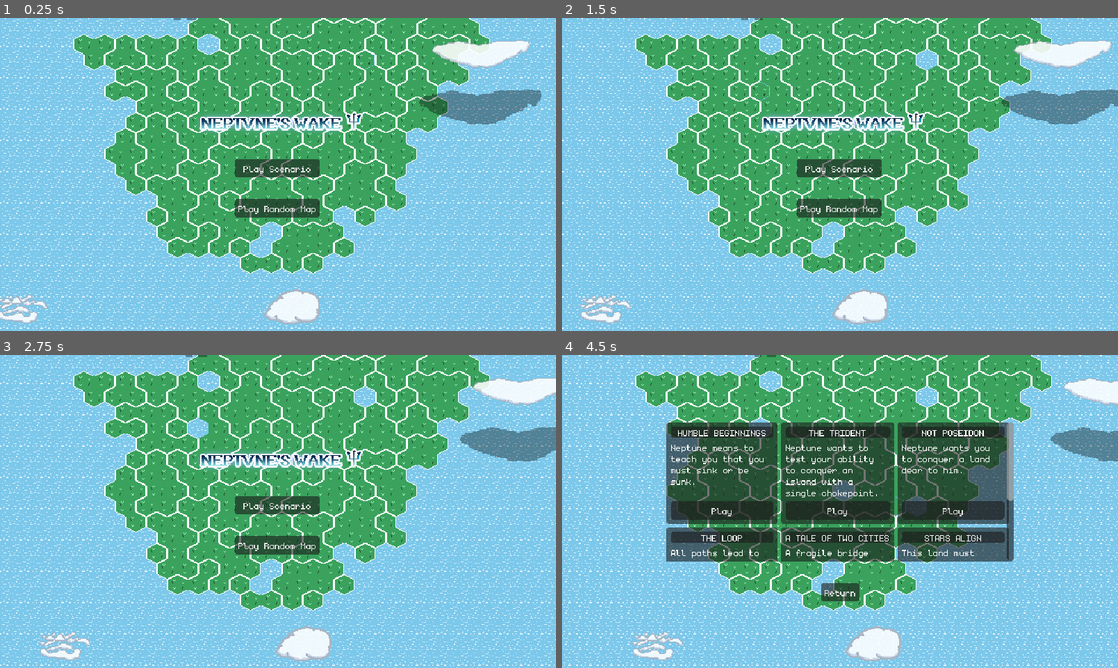
Above: before the commit, frames 1-4 (two rows, left to right).
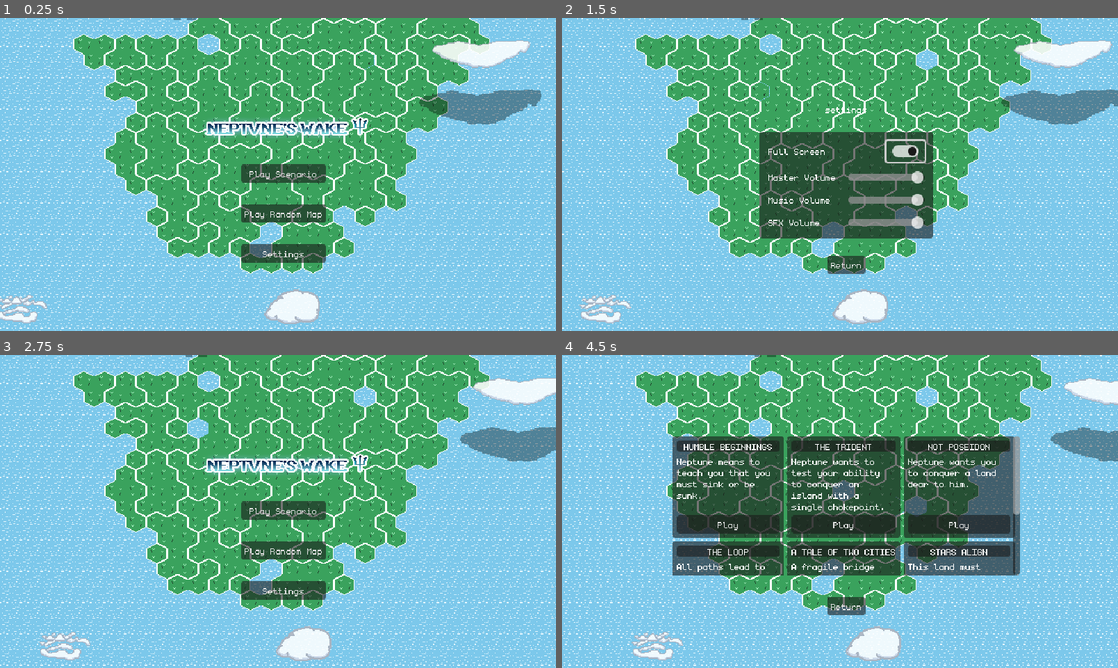
Above: after the commit, the same moments.

Repository: feored/LD54
Game: Godot game, scene res://scenes/main_menu/main_menu.tscn
The game is run twice, just before and just after one commit, with the same random seed, the same clock (stepped at 60 frames per second) and the same inputs.
Inputs (mouse positions are in pixels of both pictures, inside the frame that each line leads up to):
- Up to frame 1 (0.25 s): no input
- Up to frame 2 (1.5 s): click (845, 252) at 0.5 s, where only the run after the commit has a clickable "Settings"; click (906, 149) at 1.27 s
- Up to frame 3 (2.75 s): click (283, 602) at 2 s, where only the run after the commit has a clickable "Return"
- Up to frame 4 (4.5 s): click "Play Scenario" at 2.75 s; click "Return" at 3.5 s; click "Play Scenario" at 4.25 s

The runs differ from the first frame. In frame 1, 4.1% of the frame differs, in the area x 35-67%, y 29-79%; in frame 2, 11%; in frame 3, 4.1%; in frame 4, 20%, in the area x 18-83%, y 21-84%.

Commit message:
Add settings menu.

Diff:
--- a/assets/music/audio_bus_layout.tres
+++ b/assets/music/audio_bus_layout.tres
@@ -1,3 +1,15 @@
 [gd_resource type="AudioBusLayout" format=3 uid="uid://b73rar7etj8s"]
 
 [resource]
+bus/1/name = &"Music"
+bus/1/solo = false
+bus/1/mute = false
+bus/1/bypass_fx = false
+bus/1/volume_db = 0.0
+bus/1/send = &"Master"
+bus/2/name = &"SFX"
+bus/2/solo = false
+bus/2/mute = false
+bus/2/bypass_fx = false
+bus/2/volume_db = 0.0
+bus/2/send = &"Master"
--- a/scenes/main_menu/main_menu.gd
+++ b/scenes/main_menu/main_menu.gd
@@ -8,11 +8,13 @@
 @onready var buttonContainer = $"%ButtonContainer"
 @onready var scenariosContainer = $"%ScenariosContainer"
 @onready var returnButton =	$"%ReturnButton"
+@onready var settingsContainer = $"%SettingsContainer"
 @onready var logo = $"%Logo"
 
 enum State{
 	Main,
-	Scenario
+	Scenario,
+	Settings
 }
 
 var elapsed = 0
@@ -22,10 +24,13 @@
 	Music.play_track(Music.Track.Menu)
 
 	self.world.init(Callable(self, "no_message"))
-	self.world.regionLabelsParent.visible = false
+	self.world.regionLabelsParent.hide()
 	self.world.camera.active = false
 	self.world.clear_island()
 	self.world.generate_island()
+
+	settingsContainer.disappear = func():
+		self.show_state(State.Main)
 
 	for scenario in Constants.scenarios:
 		var scenario_obj = scenarioPrefab.instantiate()
@@ -39,15 +44,23 @@
 func show_state(state):
 	match state:
 		State.Main:
-			self.buttonContainer.visible = true
-			self.scenariosContainer.visible = false
-			self.returnButton.visible = false
-			self.logo.visible = true
+			self.buttonContainer.show()
+			self.scenariosContainer.hide()
+			self.returnButton.hide()
+			self.settingsContainer.hide()
+			self.logo.show()
 		State.Scenario:
-			self.buttonContainer.visible = false
-			self.scenariosContainer.visible = true
-			self.returnButton.visible = true
-			self.logo.visible = false
+			self.buttonContainer.hide()
+			self.scenariosContainer.show()
+			self.returnButton.show()
+			self.settingsContainer.hide()
+			self.logo.hide()
+		State.Settings:
+			self.buttonContainer.hide()
+			self.scenariosContainer.hide()
+			self.returnButton.hide()
+			self.settingsContainer.show()
+			self.logo.hide()
 
 
 func sink():
@@ -69,3 +82,7 @@
 
 func _on_return_button_pressed():
 	self.show_state(State.Main)
+
+
+func _on_settings_btn_pressed():
+	show_state(State.Settings)
--- a/scenes/main_menu/main_menu.tscn
+++ b/scenes/main_menu/main_menu.tscn
@@ -1,9 +1,10 @@
-[gd_scene load_steps=6 format=3 uid="uid://b5xgrhsvxj453"]
+[gd_scene load_steps=7 format=3 uid="uid://b5xgrhsvxj453"]
 
 [ext_resource type="Script" path="res://scenes/main_menu/main_menu.gd" id="1_so4mp"]
 [ext_resource type="PackedScene" uid="uid://b8opucxucl032" path="res://world/world.tscn" id="2_lh8t0"]
 [ext_resource type="Theme" uid="uid://3t61g0061mea" path="res://assets/theme.tres" id="4_qy1gp"]
 [ext_resource type="Texture2D" uid="uid://vor8jw7uss6n" path="res://assets/logo.png" id="5_7qv43"]
+[ext_resource type="PackedScene" uid="uid://dj8sjte3quqjh" path="res://ui/settings_menu/settings_menu.tscn" id="5_xiaj1"]
 
 [sub_resource type="StyleBoxFlat" id="StyleBoxFlat_ers1e"]
 bg_color = Color(1, 1, 1, 1)
@@ -33,6 +34,10 @@
 anchors_preset = 15
 anchor_right = 1.0
 anchor_bottom = 1.0
+offset_left = 7.0
+offset_top = 16.0
+offset_right = 7.0
+offset_bottom = 16.0
 grow_horizontal = 2
 grow_vertical = 2
 
@@ -69,6 +74,10 @@
 layout_mode = 2
 text = "Play Random Map"
 
+[node name="SettingsBtn" type="Button" parent="CanvasLayer/Control/CenterContainer/VBoxContainer/ButtonContainer/buttons"]
+layout_mode = 2
+text = "Settings"
+
 [node name="InstructionsBtn" type="Button" parent="CanvasLayer/Control/CenterContainer/VBoxContainer/ButtonContainer/buttons"]
 visible = false
 layout_mode = 2
@@ -88,15 +97,19 @@
 layout_mode = 2
 columns = 3
 
-[node name="CenterContainer" type="CenterContainer" parent="CanvasLayer/Control/CenterContainer/VBoxContainer"]
-layout_mode = 2
-
-[node name="ReturnButton" type="Button" parent="CanvasLayer/Control/CenterContainer/VBoxContainer/CenterContainer"]
+[node name="ReturnButton" type="Button" parent="CanvasLayer/Control/CenterContainer/VBoxContainer"]
 unique_name_in_owner = true
 visible = false
 layout_mode = 2
+size_flags_horizontal = 4
 text = "Return"
+
+[node name="SettingsContainer" parent="CanvasLayer/Control/CenterContainer/VBoxContainer" instance=ExtResource("5_xiaj1")]
+unique_name_in_owner = true
+visible = false
+layout_mode = 2
 
 [connection signal="pressed" from="CanvasLayer/Control/CenterContainer/VBoxContainer/ButtonContainer/buttons/PlayScenarioBtn" to="." method="_on_play_scenario_btn_pressed"]
 [connection signal="pressed" from="CanvasLayer/Control/CenterContainer/VBoxContainer/ButtonContainer/buttons/PlayBtn" to="." method="_on_play_btn_pressed"]
-[connection signal="pressed" from="CanvasLayer/Control/CenterContainer/VBoxContainer/CenterContainer/ReturnButton" to="." method="_on_return_button_pressed"]
+[connection signal="pressed" from="CanvasLayer/Control/CenterContainer/VBoxContainer/ButtonContainer/buttons/SettingsBtn" to="." method="_on_settings_btn_pressed"]
+[connection signal="pressed" from="CanvasLayer/Control/CenterContainer/VBoxContainer/ReturnButton" to="." method="_on_return_button_pressed"]
--- a/scripts/settings.gd
+++ b/scripts/settings.gd
@@ -1,6 +1,76 @@
 extends Node
 
+enum Setting { FullScreen, MasterVolume, MusicVolume, SfxVolume }
+const SETTING_NAMES = {
+	Setting.FullScreen: "full_screen",
+	Setting.MasterVolume: "master_volume",
+	Setting.MusicVolume: "music_volume",
+	Setting.SfxVolume: "sfx_volume"
+}
+
+const DEFAULT_SECTION = "settings"
+const DEFAULT_PATH = "user://config.cfg"
+const DEFAULT_CONFIG = {
+	Setting.FullScreen: false, Setting.MasterVolume: 1, Setting.MusicVolume: 1, Setting.SfxVolume: 1
+}
+
+var settings = null
+
+@onready var audio_bus = {
+	"Master": AudioServer.get_bus_index("Master"),
+	"Music": AudioServer.get_bus_index("Music"),
+	"SFX": AudioServer.get_bus_index("SFX"),
+}
+
 var input_locked: bool = false
-
 var game_mode: int = Constants.GameMode.MapEditor  #Constants.GameMode.Play
 var current_map = ""
+
+
+func _ready():
+	self.settings = await load_config()
+	await apply_config()
+
+func load_config():
+	if settings != null:
+		print("Tried to load config more than once.")
+		return
+	var config = ConfigFile.new()
+	var err = config.load(DEFAULT_PATH)
+	# If the file didn't load, ignore it.
+	if err != OK:
+		for setting in DEFAULT_CONFIG:
+			config.set_value(DEFAULT_SECTION, SETTING_NAMES[setting], DEFAULT_CONFIG[setting])
+	return config
+
+func save_config():
+	assert(self.settings != null, "Tried to save config before config was loaded.")
+	var err = self.settings.save(DEFAULT_PATH)
+	if err != OK:
+		print("Failed to save config file.")
+
+func get_setting(setting: Setting):
+	assert(self.settings != null, "Tried to get setting before config was loaded.")
+	return get_config_setting(setting, settings)
+
+func get_config_setting(setting: Setting, config: ConfigFile):
+	return config.get_value(DEFAULT_SECTION, SETTING_NAMES[setting])
+
+func set_setting(setting: Setting, value):
+	assert(self.settings != null, "Tried to set setting before config was loaded.")
+	self.settings.set_value(DEFAULT_SECTION, SETTING_NAMES[setting], value)
+	save_config()
+
+func apply_config():
+	set_fullscreen(get_config_setting(Setting.FullScreen, self.settings))
+	change_volume("Master", get_config_setting(Setting.MasterVolume, self.settings))
+	change_volume("Music", get_config_setting(Setting.MusicVolume, self.settings))
+	change_volume("SFX", get_config_setting(Setting.SfxVolume, self.settings))
+
+
+func change_volume(bus_name, new_volume):
+	var db_volume =  linear_to_db(new_volume)
+	AudioServer.set_bus_volume_db(audio_bus[bus_name], db_volume)
+
+func set_fullscreen(val : bool):
+	DisplayServer.window_set_mode(DisplayServer.WINDOW_MODE_FULLSCREEN if val else DisplayServer.WINDOW_MODE_WINDOWED)
--- a/ui/esc_menu/EscMenu.gd
+++ b/ui/esc_menu/EscMenu.gd
@@ -1,15 +1,31 @@
 extends CanvasLayer
 
+@onready var esc_menu = $"%EscMenu"
+@onready var settings_menu = $"%SettingsMenu"
+
+enum State {Esc, Settings}
 
 # Called when the node enters the scene tree for the first time.
 func _ready():
 	get_tree().paused = true
+	show_state(State.Esc)
+	settings_menu.disappear = func(): show_state(State.Esc)
 
 
 # Called every frame. 'delta' is the elapsed time since the previous frame.
 func _process(_delta):
 	pass
 
+func show_state(state):
+	match state:
+		State.Esc:
+			esc_menu.show()
+			settings_menu.hide()
+		State.Settings:
+			esc_menu.hide()
+			settings_menu.show()
+		_:
+			print("Error: Invalid state")
 
 func _on_menu_button_pressed():
 	get_tree().paused = false
@@ -28,3 +44,6 @@
 func _unhandled_input(event):
 	if event.is_action_pressed("escmenu"):
 		self.delete()
+
+func _on_settings_button_pressed():
+	self.show_state(State.Settings)
--- a/ui/esc_menu/esc_menu.tscn
+++ b/ui/esc_menu/esc_menu.tscn
@@ -1,7 +1,8 @@
-[gd_scene load_steps=3 format=3 uid="uid://pu46mkcjdswb"]
+[gd_scene load_steps=4 format=3 uid="uid://pu46mkcjdswb"]
 
 [ext_resource type="Script" path="res://ui/esc_menu/EscMenu.gd" id="1_m4juf"]
 [ext_resource type="Theme" uid="uid://3t61g0061mea" path="res://assets/theme.tres" id="2_pn4ld"]
+[ext_resource type="PackedScene" uid="uid://dj8sjte3quqjh" path="res://ui/settings_menu/settings_menu.tscn" id="3_iogc5"]
 
 [node name="EscMenu" type="CanvasLayer"]
 process_mode = 3
@@ -19,23 +20,37 @@
 [node name="CenterContainer" type="CenterContainer" parent="PanelContainer"]
 layout_mode = 2
 
-[node name="VBoxContainer" type="VBoxContainer" parent="PanelContainer/CenterContainer"]
+[node name="VBoxContainer2" type="VBoxContainer" parent="PanelContainer/CenterContainer"]
 layout_mode = 2
-theme_override_constants/separation = 24
 
-[node name="Label" type="Label" parent="PanelContainer/CenterContainer/VBoxContainer"]
+[node name="EscMenu" type="VBoxContainer" parent="PanelContainer/CenterContainer/VBoxContainer2"]
+unique_name_in_owner = true
+layout_mode = 2
+theme_override_constants/separation = 20
+
+[node name="Label" type="Label" parent="PanelContainer/CenterContainer/VBoxContainer2/EscMenu"]
 layout_mode = 2
 text = "paused"
 horizontal_alignment = 1
 vertical_alignment = 1
 
-[node name="ResumeButton" type="Button" parent="PanelContainer/CenterContainer/VBoxContainer"]
+[node name="ResumeButton" type="Button" parent="PanelContainer/CenterContainer/VBoxContainer2/EscMenu"]
 layout_mode = 2
 text = "Resume"
 
-[node name="MenuButton" type="Button" parent="PanelContainer/CenterContainer/VBoxContainer"]
+[node name="MenuButton" type="Button" parent="PanelContainer/CenterContainer/VBoxContainer2/EscMenu"]
 layout_mode = 2
 text = "Main Menu"
 
-[connection signal="pressed" from="PanelContainer/CenterContainer/VBoxContainer/ResumeButton" to="." method="_on_resume_button_pressed"]
-[connection signal="pressed" from="PanelContainer/CenterContainer/VBoxContainer/MenuButton" to="." method="_on_menu_button_pressed"]
+[node name="SettingsButton" type="Button" parent="PanelContainer/CenterContainer/VBoxContainer2/EscMenu"]
+layout_mode = 2
+text = "Settings"
+
+[node name="SettingsMenu" parent="PanelContainer/CenterContainer/VBoxContainer2" instance=ExtResource("3_iogc5")]
+unique_name_in_owner = true
+visible = false
+layout_mode = 2
+
+[connection signal="pressed" from="PanelContainer/CenterContainer/VBoxContainer2/EscMenu/ResumeButton" to="." method="_on_resume_button_pressed"]
+[connection signal="pressed" from="PanelContainer/CenterContainer/VBoxContainer2/EscMenu/MenuButton" to="." method="_on_menu_button_pressed"]
+[connection signal="pressed" from="PanelContainer/CenterContainer/VBoxContainer2/EscMenu/SettingsButton" to="." method="_on_settings_button_pressed"]
--- /dev/null
+++ b/ui/settings_menu/settings_menu.gd
@@ -0,0 +1,41 @@
+extends Control
+
+@onready var full_screen_button: Button = $"%FullScreenButton"
+@onready var master_volume_slider: HSlider = $"%MasterVolumeSlider"
+@onready var music_volume_slider: HSlider = $"%MusicVolumeSlider"
+@onready var sfx_volume_slider: HSlider = $"%SFXVolumeSlider"
+
+var disappear = null
+
+# Called when the node enters the scene tree for the first time.
+func _ready():
+	full_screen_button.button_pressed = Settings.get_setting(Settings.Setting.FullScreen)
+	master_volume_slider.value = Settings.get_setting(Settings.Setting.MasterVolume)
+	music_volume_slider.value = Settings.get_setting(Settings.Setting.MusicVolume)
+	sfx_volume_slider.value = Settings.get_setting(Settings.Setting.SfxVolume)
+
+
+# Called every frame. 'delta' is the elapsed time since the previous frame.
+func _process(delta):
+	pass
+
+
+func _on_full_screen_button_toggled(button_pressed:bool):
+	Settings.set_setting(Settings.Setting.FullScreen, button_pressed)
+	Settings.apply_config()
+
+func _on_sfx_volume_slider_value_changed(value:float):
+	Settings.set_setting(Settings.Setting.SfxVolume, value)
+	Settings.apply_config()
+
+func _on_music_volume_slider_value_changed(value:float):
+	Settings.set_setting(Settings.Setting.MusicVolume, value)
+	Settings.apply_config()
+
+func _on_master_volume_slider_value_changed(value:float):
+	Settings.set_setting(Settings.Setting.MasterVolume, value)
+	Settings.apply_config()
+
+
+func _on_settings_return_button_pressed():
+	disappear.call()
--- /dev/null
+++ b/ui/settings_menu/settings_menu.tscn
@@ -0,0 +1,117 @@
+[gd_scene load_steps=3 format=3 uid="uid://dj8sjte3quqjh"]
+
+[ext_resource type="Theme" uid="uid://3t61g0061mea" path="res://assets/theme.tres" id="1_s1d2c"]
+[ext_resource type="Script" path="res://ui/settings_menu/settings_menu.gd" id="2_owxs3"]
+
+[node name="SettingsMenu" type="PanelContainer"]
+self_modulate = Color(1, 1, 1, 0)
+anchors_preset = 15
+anchor_right = 1.0
+anchor_bottom = 1.0
+grow_horizontal = 2
+grow_vertical = 2
+theme = ExtResource("1_s1d2c")
+script = ExtResource("2_owxs3")
+
+[node name="MarginContainer" type="MarginContainer" parent="."]
+layout_mode = 2
+theme_override_constants/margin_left = 5
+theme_override_constants/margin_top = 5
+theme_override_constants/margin_right = 5
+theme_override_constants/margin_bottom = 5
+
+[node name="CenterContainer" type="CenterContainer" parent="MarginContainer"]
+layout_mode = 2
+
+[node name="MainSettingsContainer" type="VBoxContainer" parent="MarginContainer/CenterContainer"]
+custom_minimum_size = Vector2(200, 0)
+layout_mode = 2
+theme_override_constants/separation = 20
+
+[node name="SettingsTitle" type="Label" parent="MarginContainer/CenterContainer/MainSettingsContainer"]
+layout_mode = 2
+text = "settings"
+horizontal_alignment = 1
+vertical_alignment = 1
+
+[node name="PanelContainer" type="PanelContainer" parent="MarginContainer/CenterContainer/MainSettingsContainer"]
+layout_mode = 2
+
+[node name="MarginContainer" type="MarginContainer" parent="MarginContainer/CenterContainer/MainSettingsContainer/PanelContainer"]
+layout_mode = 2
+theme_override_constants/margin_left = 10
+theme_override_constants/margin_top = 10
+theme_override_constants/margin_right = 10
+theme_override_constants/margin_bottom = 10
+
+[node name="SettingsContainer" type="VBoxContainer" parent="MarginContainer/CenterContainer/MainSettingsContainer/PanelContainer/MarginContainer"]
+layout_mode = 2
+theme_override_constants/separation = 10
+
+[node name="HBoxContainer" type="HBoxContainer" parent="MarginContainer/CenterContainer/MainSettingsContainer/PanelContainer/MarginContainer/SettingsContainer"]
+layout_mode = 2
+
+[node name="fullScreenLabel" type="Label" parent="MarginContainer/CenterContainer/MainSettingsContainer/PanelContainer/MarginContainer/SettingsContainer/HBoxContainer"]
+layout_mode = 2
+size_flags_horizontal = 3
+text = "Full Screen"
+
+[node name="FullScreenButton" type="CheckButton" parent="MarginContainer/CenterContainer/MainSettingsContainer/PanelContainer/MarginContainer/SettingsContainer/HBoxContainer"]
+unique_name_in_owner = true
+layout_mode = 2
+
+[node name="HBoxContainer2" type="HBoxContainer" parent="MarginContainer/CenterContainer/MainSettingsContainer/PanelContainer/MarginContainer/SettingsContainer"]
+layout_mode = 2
+
+[node name="MasterLabel" type="Label" parent="MarginContainer/CenterContainer/MainSettingsContainer/PanelContainer/MarginContainer/SettingsContainer/HBoxContainer2"]
+layout_mode = 2
+size_flags_horizontal = 3
+text = "Master Volume"
+
+[node name="MasterVolumeSlider" type="HSlider" parent="MarginContainer/CenterContainer/MainSettingsContainer/PanelContainer/MarginContainer/SettingsContainer/HBoxContainer2"]
+unique_name_in_owner = true
+layout_mode = 2
+size_flags_horizontal = 3
+max_value = 1.0
+step = 0.01
+
+[node name="HBoxContainer3" type="HBoxContainer" parent="MarginContainer/CenterContainer/MainSettingsContainer/PanelContainer/MarginContainer/SettingsContainer"]
+layout_mode = 2
+
+[node name="MasterLabel" type="Label" parent="MarginContainer/CenterContainer/MainSettingsContainer/PanelContainer/MarginContainer/SettingsContainer/HBoxContainer3"]
+layout_mode = 2
+size_flags_horizontal = 3
+text = "Music Volume"
+
+[node name="MusicVolumeSlider" type="HSlider" parent="MarginContainer/CenterContainer/MainSettingsContainer/PanelContainer/MarginContainer/SettingsContainer/HBoxContainer3"]
+unique_name_in_owner = true
+layout_mode = 2
+size_flags_horizontal = 3
+max_value = 1.0
+step = 0.01
+
+[node name="HBoxContainer4" type="HBoxContainer" parent="MarginContainer/CenterContainer/MainSettingsContainer/PanelContainer/MarginContainer/SettingsContainer"]
+layout_mode = 2
+
+[node name="MasterLabel" type="Label" parent="MarginContainer/CenterContainer/MainSettingsContainer/PanelContainer/MarginContainer/SettingsContainer/HBoxContainer4"]
+layout_mode = 2
+size_flags_horizontal = 3
+text = "SFX Volume"
+
+[node name="SFXVolumeSlider" type="HSlider" parent="MarginContainer/CenterContainer/MainSettingsContainer/PanelContainer/MarginContainer/SettingsContainer/HBoxContainer4"]
+unique_name_in_owner = true
+layout_mode = 2
+size_flags_horizontal = 3
+max_value = 1.0
+step = 0.01
+
+[node name="SettingsReturnButton" type="Button" parent="MarginContainer/CenterContainer/MainSettingsContainer"]
+layout_mode = 2
+size_flags_horizontal = 4
+text = "Return"
+
+[connection signal="toggled" from="MarginContainer/CenterContainer/MainSettingsContainer/PanelContainer/MarginContainer/SettingsContainer/HBoxContainer/FullScreenButton" to="." method="_on_full_screen_button_toggled"]
+[connection signal="value_changed" from="MarginContainer/CenterContainer/MainSettingsContainer/PanelContainer/MarginContainer/SettingsContainer/HBoxContainer2/MasterVolumeSlider" to="." method="_on_master_volume_slider_value_changed"]
+[connection signal="value_changed" from="MarginContainer/CenterContainer/MainSettingsContainer/PanelContainer/MarginContainer/SettingsContainer/HBoxContainer3/MusicVolumeSlider" to="." method="_on_music_volume_slider_value_changed"]
+[connection signal="value_changed" from="MarginContainer/CenterContainer/MainSettingsContainer/PanelContainer/MarginContainer/SettingsContainer/HBoxContainer4/SFXVolumeSlider" to="." method="_on_sfx_volume_slider_value_changed"]
+[connection signal="pressed" from="MarginContainer/CenterContainer/MainSettingsContainer/SettingsReturnButton" to="." method="_on_settings_return_button_pressed"]
--- a/world/camera/Camera2D.gd
+++ b/world/camera/Camera2D.gd
@@ -67,9 +67,11 @@
 func move_smoothed(target, precision = 1):
 	if not active:
 		return
+	Settings.input_locked = true
 	self.position_smoothing_enabled = true
 	self.position = target - Vector2(self.viewport_size/2)
 	var arrived_center = target
 	while abs((arrived_center - get_screen_center_position()).length_squared()) > precision:
 		await Utils.wait(0.1)
 	self.position_smoothing_enabled = false
+	Settings.input_locked = false
